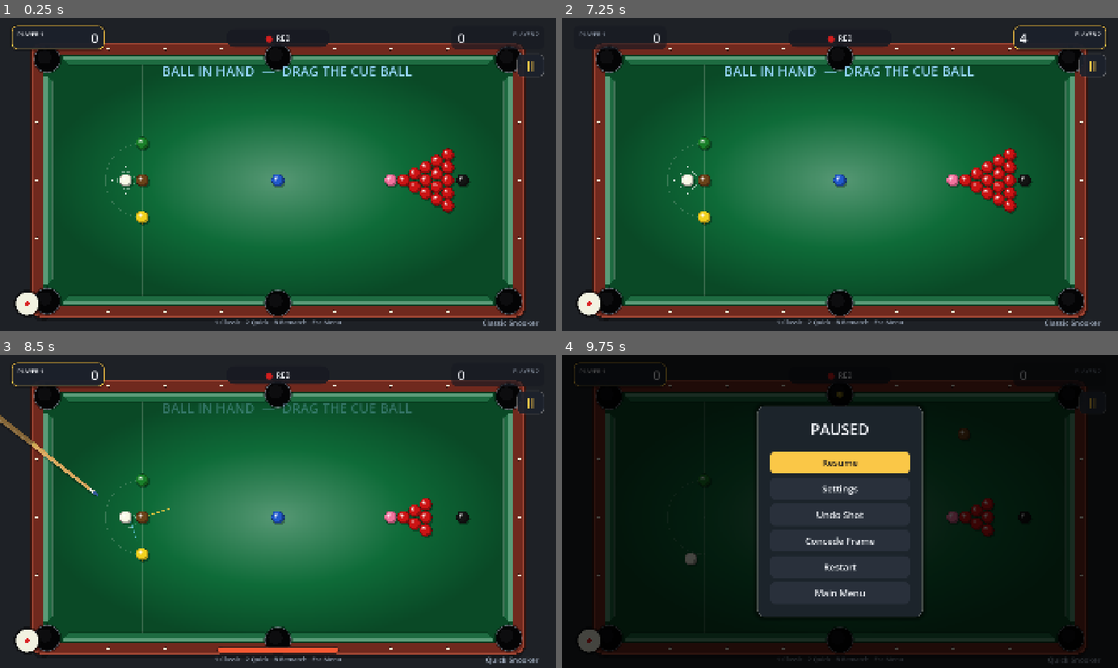
Above: before the commit, frames 1-4 (two rows, left to right).
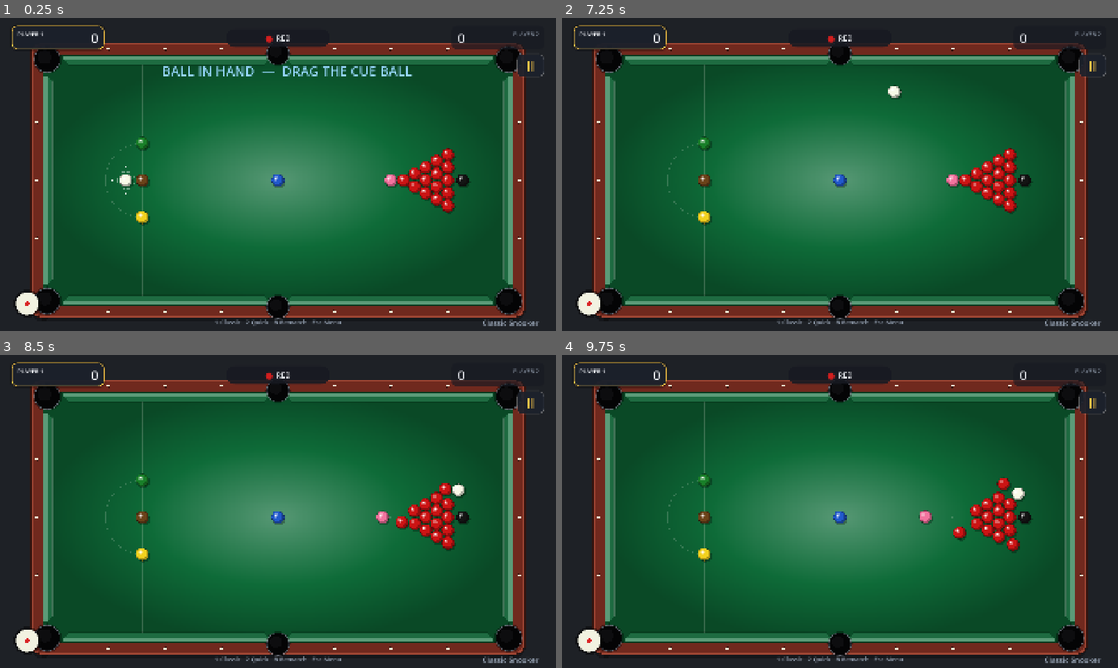
Above: after the commit, the same moments.

Repository: SaadiDK-003/pocket_duel
Game: Godot game, scene res://scenes/snooker/snooker_game.tscn
Same seed, same stepped clock (60 frames per second), same inputs: the game is played once before the commit and once after it. This scene is started directly instead of the project's main scene.
Inputs (mouse positions are in pixels of both pictures, inside the frame that each line leads up to):
- Up to frame 1 (0.25 s): no input
- Up to frame 2 (7.25 s): click "II" at 0.5 s; click "Restart" at 1.25 s; click "II" at 2 s; click "Restart" at 2.75 s; click "II" at 3.5 s; click "Restart" at 4.25 s; tap Enter at 5 s; drag from (589, 302) to (895, 105) at 5.02 s; drag from (728, 190) to (812, 237) at 5.77 s; click "SHOOT" at 6.5 s
- Up to frame 3 (8.5 s): move the mouse to (333, 442) at 7.27 s; tap 2 at 7.35 s; click (333, 442) at 7.42 s; drag from (250, 574) to (111, 464) at 8.02 s
- Up to frame 4 (9.75 s): click "SHOOT" (after the commit: "II") at 8.75 s; click "II" (after the commit: "Resume") at 9.5 s

The runs differ from the first frame. In frame 1, 0.3% of the frame differs, in the area x 47-53%, y 9-97%; in frame 2, 1.9%; in frame 3, 3.0%; in frame 4, 97%, in the area x 0-100%, y 0-100%.

Commit message:
Fix middle pockets: don't swallow balls rolling along the rail
Root cause 1: middle-pocket detection keyed on Y, but on a landscape table
the middle pockets share Y with the corners -> is_mid was ALWAYS false, so
nothing got middle treatment.
Root cause 2: the middle pocket captured any ball within its radius, so a ball
rolling parallel along the cushion (centre ~one ball-radius from the pocket
point) got sucked in.

Fix (real-pool behaviour):
- Detect middle pockets by X (horizontal centre of the long rails)
- Seat the middle pocket's capture zone OUTWARD into the rail so a rail-hugging
  ball stays a full ball-radius short of it and rolls past
- Open a narrow gap in the top/bottom cushion at the middle so a ball genuinely
  aimed INTO the pocket can cross the rail line and drop; the gap is kept just
  inside the capture radius so nothing slips through uncaught
- Corners unchanged (rolling into a corner should still pot)
- Verified numerically: rail ball ignored, diving ball potted, no escape

Co-Authored-By: Claude Opus 4.8 <noreply@anthropic.com>

Diff:
--- a/scripts/snooker/game_manager.gd
+++ b/scripts/snooker/game_manager.gd
@@ -848,7 +848,7 @@
 		if b.is_potted:
 			continue
 		for p in table.pockets:
-			if b.position.distance_to(p["pos"]) <= p["radius"]:
+			if b.position.distance_to(p.get("capture", p["pos"])) <= p.get("cap_r", p["radius"]):
 				# Sink toward the VISIBLE hole centre so the drop lands in the hole.
 				_pot_ball(b, p.get("visual", p["pos"]))
 				break
@@ -937,6 +937,10 @@
 		var top := r.position.y + b.radius
 		var bottom := r.end.y - b.radius
 		var is_cue := b == cue_ball
+		# Open a gap in the top/bottom cushion at the middle pocket so a ball
+		# aimed into it can cross the rail line and drop (a rail-hugging ball
+		# outside this narrow mouth still bounces normally).
+		var in_mid_mouth := absf(b.position.x - r.get_center().x) < table.pocket_radius * 0.85
 		if b.position.x < left:
 			b.position.x = left
 			_frame_cushion_impact = maxf(_frame_cushion_impact, absf(b.velocity.x))
@@ -951,14 +955,14 @@
 				b.velocity.y += b.spin_side * SIDE_FACTOR * absf(b.velocity.x)
 				b.spin_side *= 0.6
 			b.velocity.x = -b.velocity.x * RESTITUTION_CUSHION
-		if b.position.y < top:
+		if b.position.y < top and not in_mid_mouth:
 			b.position.y = top
 			_frame_cushion_impact = maxf(_frame_cushion_impact, absf(b.velocity.y))
 			if is_cue:
 				b.velocity.x += b.spin_side * SIDE_FACTOR * absf(b.velocity.y)
 				b.spin_side *= 0.6
 			b.velocity.y = -b.velocity.y * RESTITUTION_CUSHION
-		elif b.position.y > bottom:
+		elif b.position.y > bottom and not in_mid_mouth:
 			b.position.y = bottom
 			_frame_cushion_impact = maxf(_frame_cushion_impact, absf(b.velocity.y))
 			if is_cue:
--- a/scripts/snooker/table.gd
+++ b/scripts/snooker/table.gd
@@ -117,23 +117,29 @@
 	]
 	pockets = []
 	for pos in raw:
-		# `pos` is the physics capture point (ball centre bounds corner). The
-		# VISIBLE hole is seated a little OUTWARD into the rail (like a real
-		# pocket dipping into the cushion) — and the ball sinks toward this same
-		# `visual` point, so the drop drops into the hole you see.
-		var is_mid := absf(pos.y - r.position.y) > 1.0 and absf(pos.y - r.end.y) > 1.0
-		var outv: Vector2
-		var push: float
+		# `pos` is the bed corner. The VISIBLE hole (and, for a middle pocket, the
+		# CAPTURE zone) is seated OUTWARD into the rail. A middle pocket only takes
+		# a ball that actually dives into it — a ball rolling along the cushion
+		# stays a full ball-radius short of the pushed-out capture centre, so it
+		# rolls past instead of being sucked in. Corner pockets keep capturing at
+		# the bed corner (a ball rolling into a corner should pot).
+		# Middle pockets sit at the horizontal centre of the long (top/bottom)
+		# rails — detect them by X, not Y (they share Y with the corners).
+		var is_mid := absf(pos.x - c.x) < 1.0
 		if is_mid:
-			outv = Vector2(0.0, signf(pos.y - c.y))
-			push = CUSHION_W * 0.75
+			var outv := Vector2(0.0, signf(pos.y - c.y))
+			var seat := pos + outv * (pocket_radius * 0.85)   # scales with pocket size
+			pockets.append({
+				"pos": pos, "radius": pocket_radius, "mid": true,
+				"visual": seat, "capture": seat, "cap_r": pocket_radius * 0.90,
+			})
 		else:
-			outv = Vector2(signf(pos.x - c.x), signf(pos.y - c.y)).normalized()
-			push = CUSHION_W * 0.80
-		pockets.append({
-			"pos": pos, "radius": pocket_radius,
-			"visual": pos + outv * push, "mid": is_mid,
-		})
+			var outv := Vector2(signf(pos.x - c.x), signf(pos.y - c.y)).normalized()
+			pockets.append({
+				"pos": pos, "radius": pocket_radius, "mid": false,
+				"visual": pos + outv * (CUSHION_W * 0.80),
+				"capture": pos, "cap_r": pocket_radius,
+			})
 
 
 func _draw() -> void:
